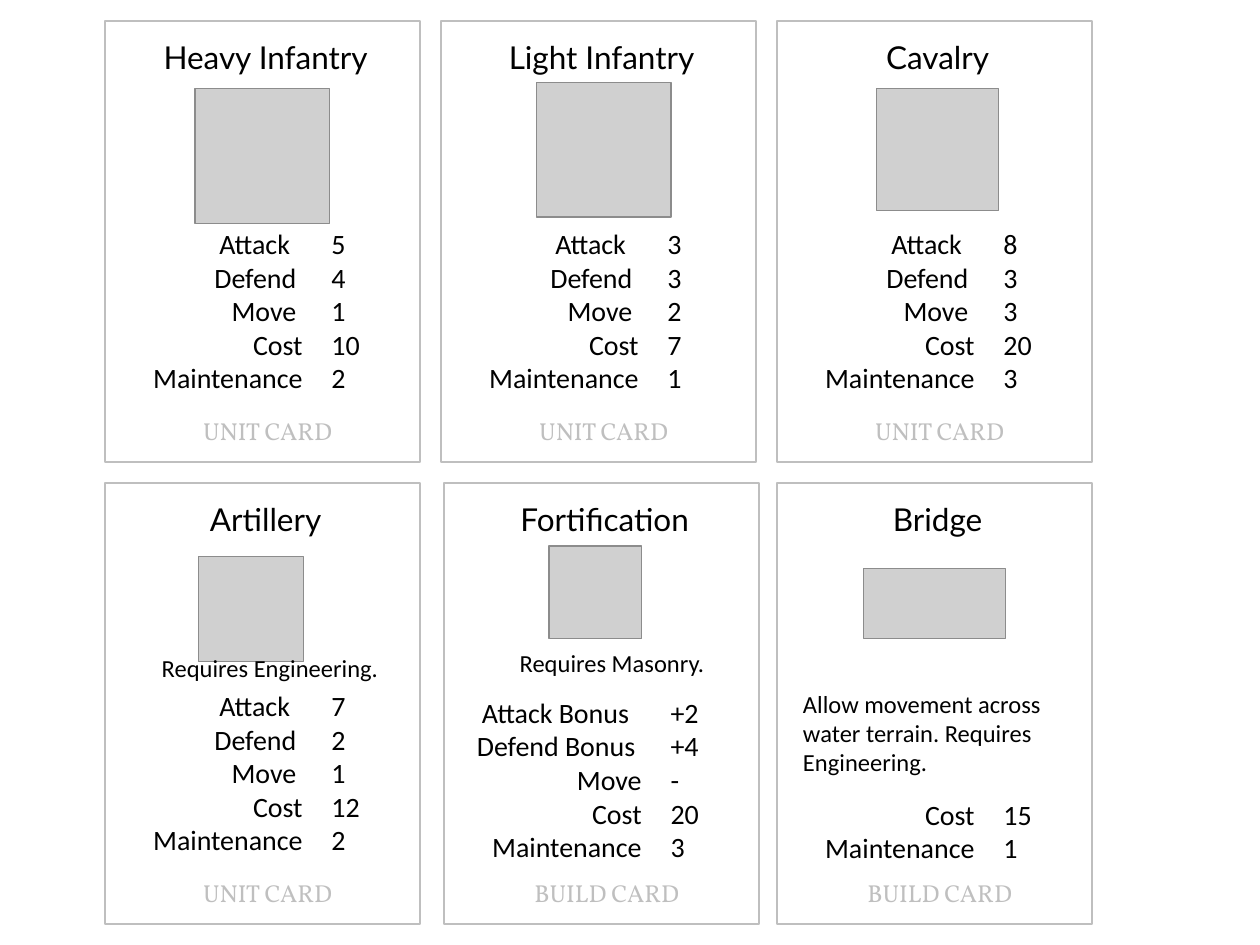
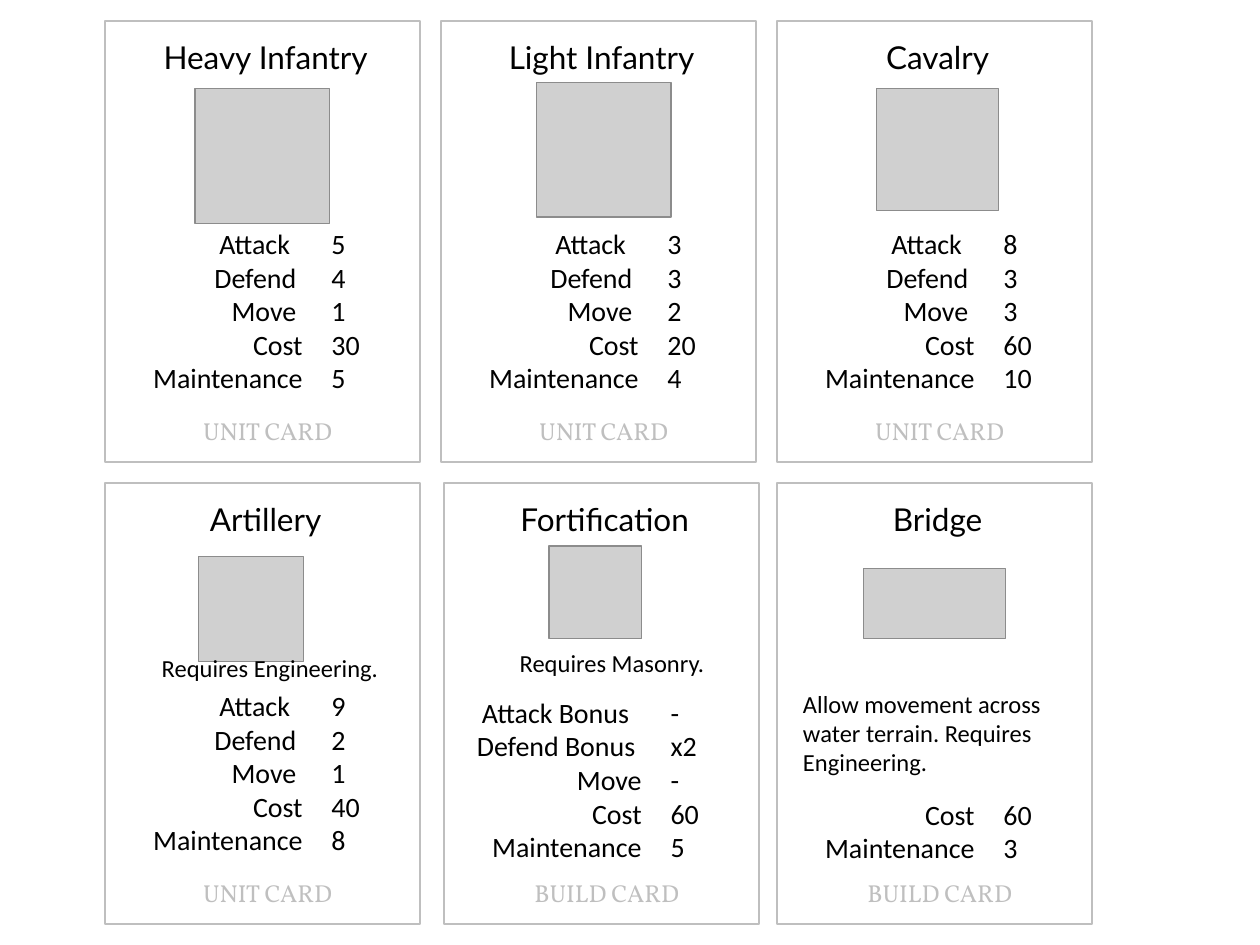
Before and after one commit to ccushing/senate, a slide deck: slide 6 of public/img/Cards.pptx. Drawn at 1260x945 pixels with LibreOffice and Linux fonts; fonts in the diff are those of the drawing; grey boxes stand for pictures. Boxes give left, top, right and bottom in pixels: in the first picture for what was removed or moved away, otherwise in the second. Text is boxed around its words. In the diff, an @@ line names an element or a change of style, - is before the commit and + after.

```diff
--- a/public/img/Cards.pptx
+++ b/public/img/Cards.pptx
@@ text at (331, 303, 359, 389): text changed @@
-1
-10
-2
+1
+30
+5
@@ text at (667, 303, 695, 388): text changed @@
-2
-7
-1
+2
+20
+4
@@ text at (1003, 303, 1031, 389): text changed @@
-3
-20
-3
+3
+60
+10
@@ text at (331, 698, 345, 716): text changed @@
-7
+9
@@ text at (671, 705, 699, 756): paragraphs removed @@
-+2
-+4
@@ text at (671, 738, 699, 857): text changed @@
-20
-3
+x2
+-
+60
+5
@@ text at (331, 765, 359, 851): text changed @@
-1
-12
-2
+1
+40
+8
@@ text at (1003, 806, 1031, 859): text changed @@
-15
-1
+60
+3
```
Also in this commit, not shown: 2 other slides changed, 6 slides added.
